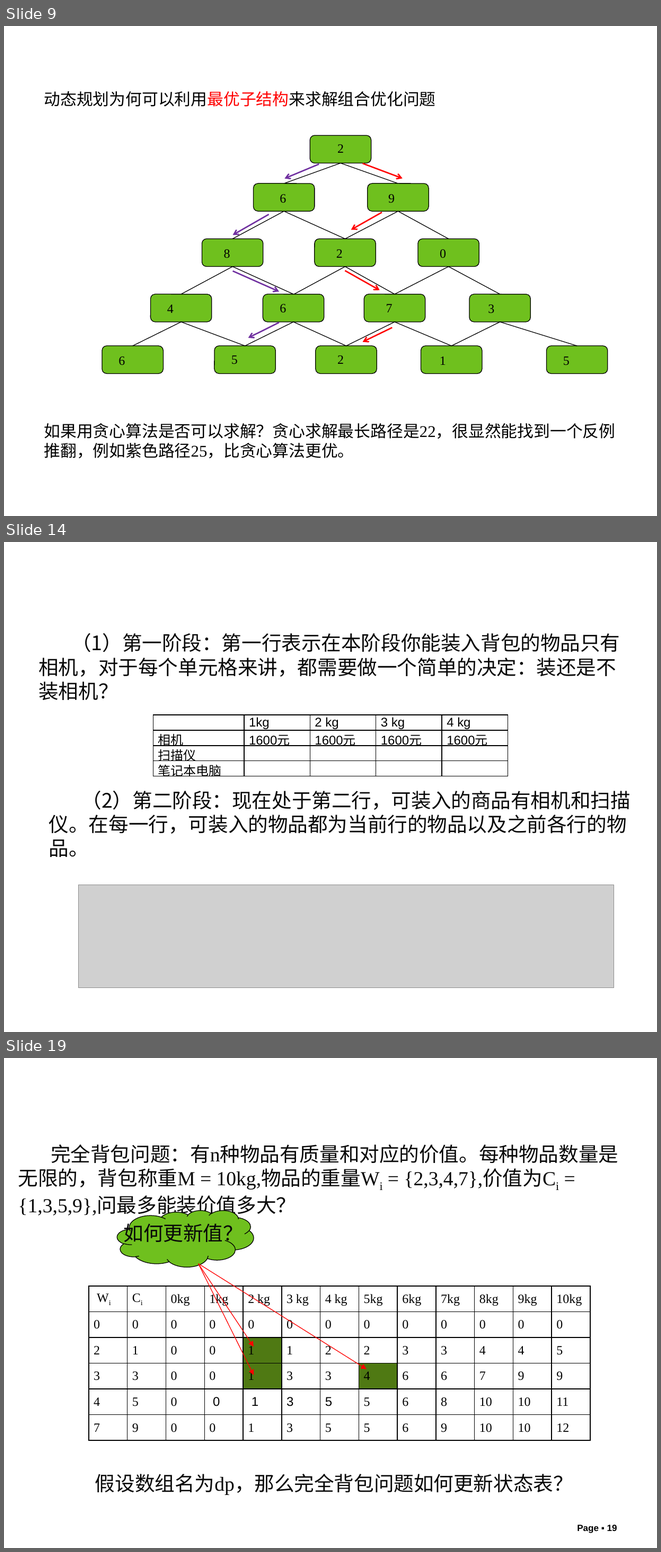
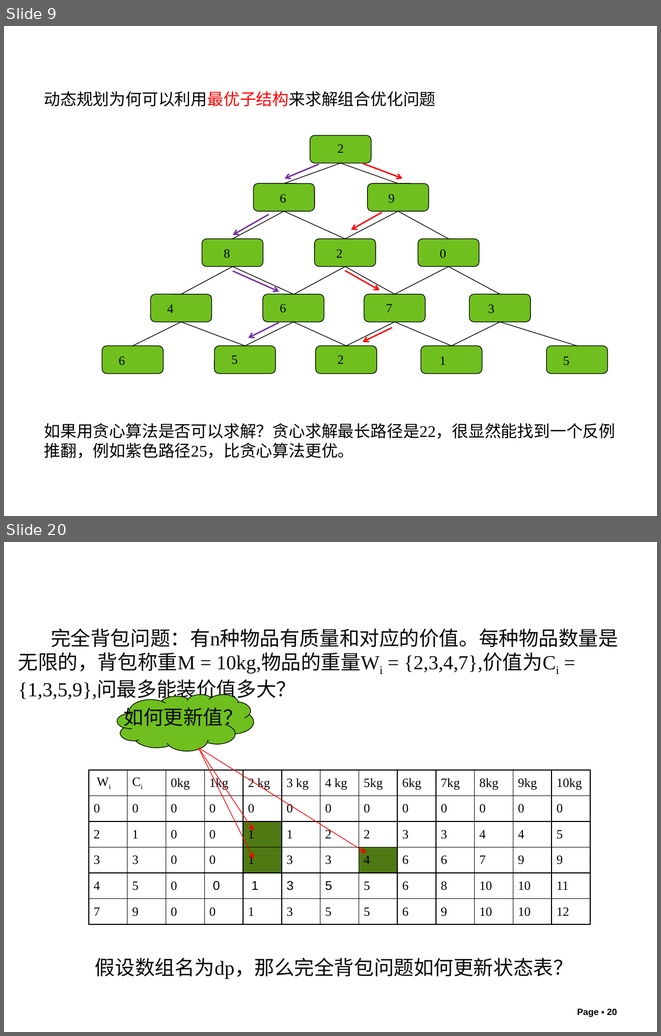
Before and after one commit to liutongling/DP, a slide deck: file/第5章 动态规划法.pptx. Shown one above the other, each under a label of ours: slides 9, 14 and 19 before the commit, slides 9 and 20 after it; the slides between them are not shown. The pictures are 661x1552 and 661x1036 pixels, drawn with LibreOffice and Linux fonts; fonts in the diff are those of the drawing; grey boxes stand for pictures; background and template pictures are left out. Boxes give left, top, right and bottom in pixels: in the first picture for what was removed or moved away, otherwise in the second. Text is boxed around its words. In the diff, an @@ line names an element or a change of style, - is before the commit and + after.

```diff
--- a/file/第5章 动态规划法.pptx
+++ b/file/第5章 动态规划法.pptx
@@ slide 14 removed at <box>4,542,657,1032</box>, background #FFFFFF @@
@@ text removed at <box>38,633,620,700</box> @@
-（1）第一阶段：第一行表示在本阶段你能装入背包的物品只有相机，对于每个单元格来讲，都需要做一个简单的决定：装还是不装相机？
@@ table removed at <box>153,715,508,778</box>, 4 rows, 5 columns @@
- | 1kg | 2 kg | 3 kg | 4 kg
-相机 | 1600元 | 1600元 | 1600元 | 1600元
-扫描仪 |  |  |  | 
-笔记本电脑 |  |  |  | 
@@ text removed at <box>49,791,630,857</box> @@
-（2）第二阶段：现在处于第二行，可装入的商品有相机和扫描仪。在每一行，可装入的物品都为当前行的物品以及之前各行的物品。
@@ picture removed at <box>78,885,614,987</box> @@
@@ what was slide 19 is now slide 20 @@
@@ page number at <box>577,1008,617,1017</box>: text changed @@
-Page ▪ 19
+Page ▪ 20
```
Also in this commit, not shown: 6 slides changed, 5 slides added, 3 other slides removed.
